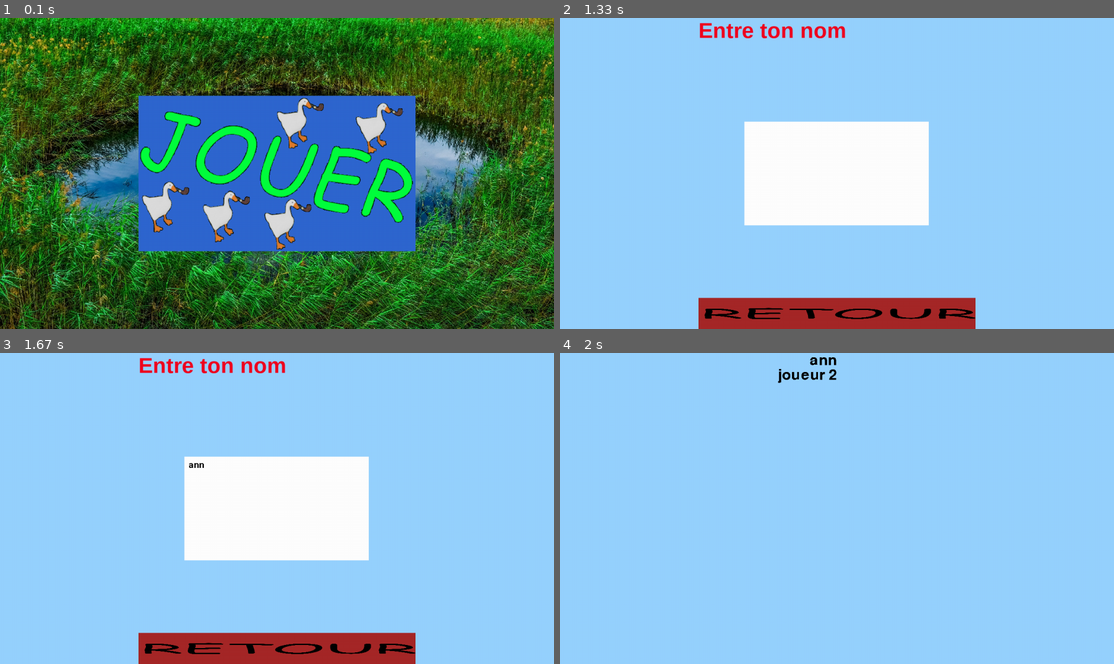
Above: before the commit, frames 1-4 (two rows, left to right).
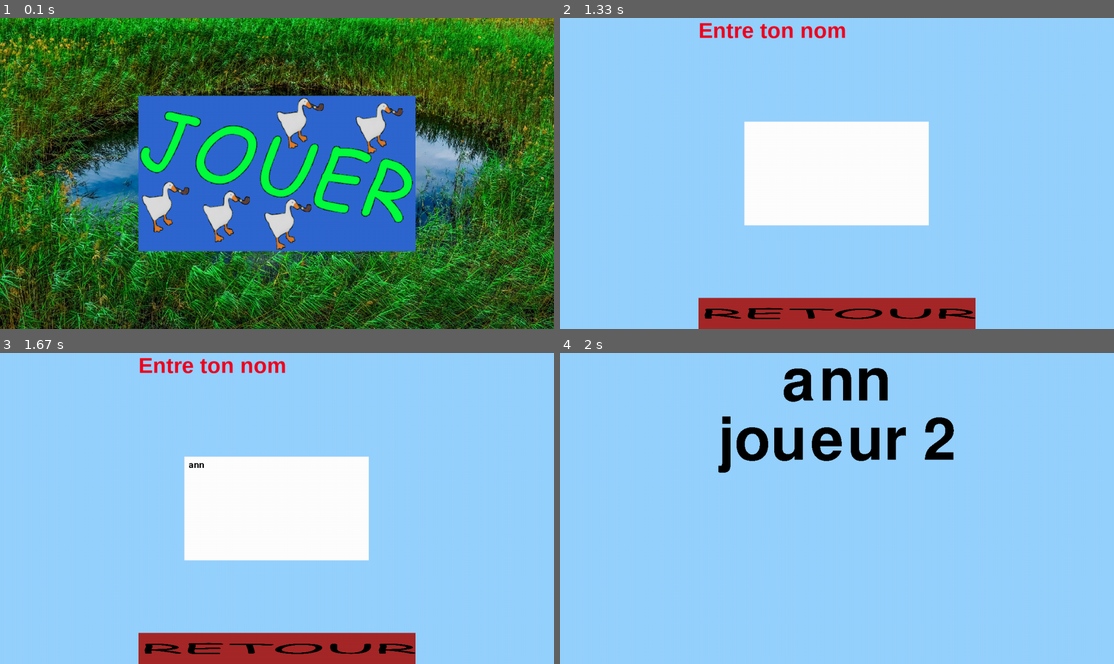
Above: after the commit, the same moments.

Repository: chokinyan/nsi-projet
Game: pygame game, started from projet nsi/projet.py
Two runs of this game, one before a commit and one after it. Both use one fixed random seed, a clock stepped at 60 frames per second and the inputs below.
Inputs (mouse positions are in pixels of both pictures, inside the frame that each line leads up to):
- Up to frame 1 (0.1 s): no input
- Up to frame 2 (1.33 s): click (837, 173) at 0.38 s; click (704, 176) at 0.72 s; click (753, 173) at 1.05 s
- Up to frame 3 (1.67 s): type "ann" at 1.33 s
- Up to frame 4 (2 s): tap Enter at 1.67 s; click (942, 517) at 1.88 s

Frames 1-3 are identical in both runs. In frame 4, 3.7% of the frame differs, in the area x 28-72%, y 1-39%.

Commit message:
Update projet.py

Diff:
--- a/projet nsi/projet.py
+++ b/projet nsi/projet.py
@@ -341,8 +341,8 @@
         #font = pyg.font.SysFont(name = 'None',size = 30)
         for i in classement:
             #text = font.render(i.nom,False,(0,0,0))
-            txt = addp.text(texte=i.nom,display=self.disp.scr,size=test_size)
-            txt.draw(self.center[0]-txt.txt.get_width(),haut)
+            txt = addp.text(texte=i.nom,display=self.disp.scr,size=200)
+            txt.draw(self.center[0]-txt.txt.get_width()/2,haut)
             #((self.disp).scr).blit(text,(self.center[0]-text.get_width(),haut))
             haut += txt.txt.get_height()
 
@@ -427,7 +427,6 @@
 pyg.init()
 ecran = screen(icone = r"projet nsi/image/icone/images.png",dis_name="Jeu de l'oie",h=1280,w= 720)
 etat = etat_screen(disp=ecran)
-test_size = 50
 #------------------------------------------------------------------------------------------------------------
 while not(end):
 
@@ -521,10 +520,8 @@
         pyg.quit()
         quit()
 
-    if keyboard.is_pressed():
-        test_size += 1
-        print(test_size)
-        etat.reload_screen()
+    if keyboard.is_pressed("a"):
+        pass
 
     for event in pyg.event.get():
 
